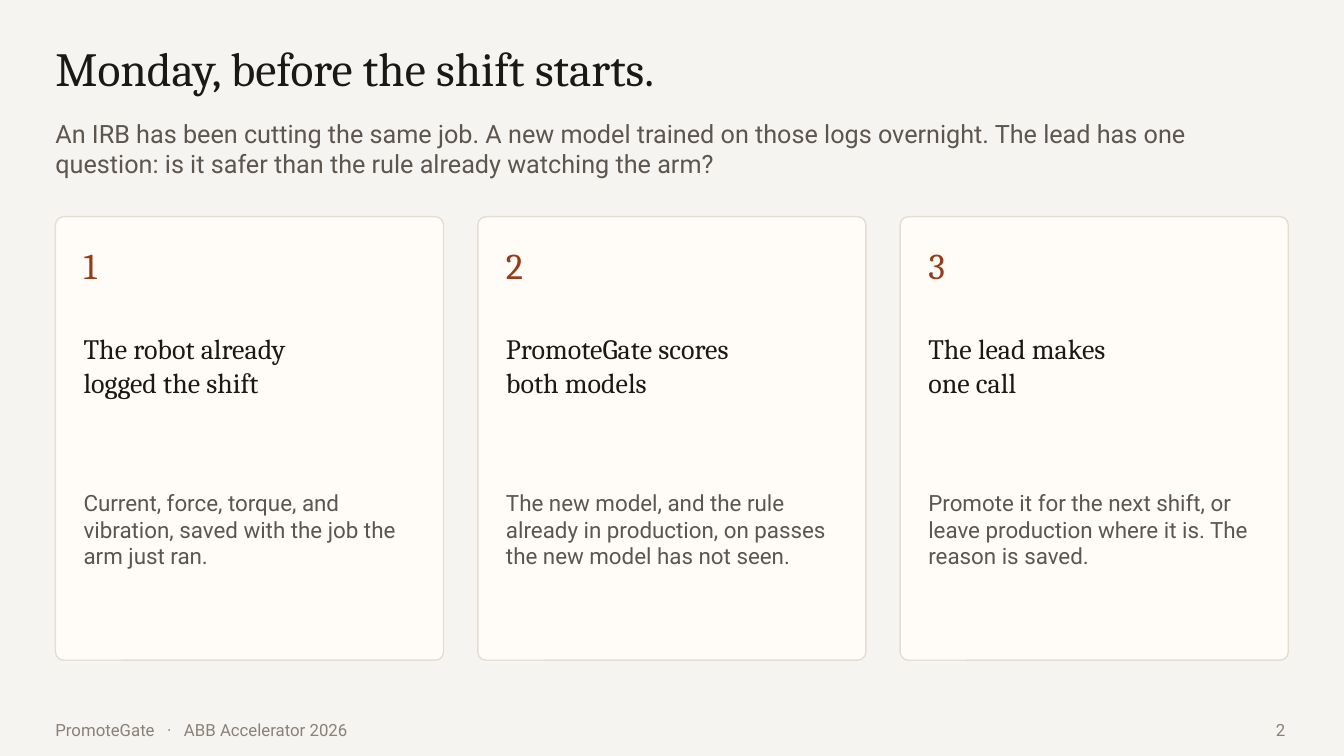
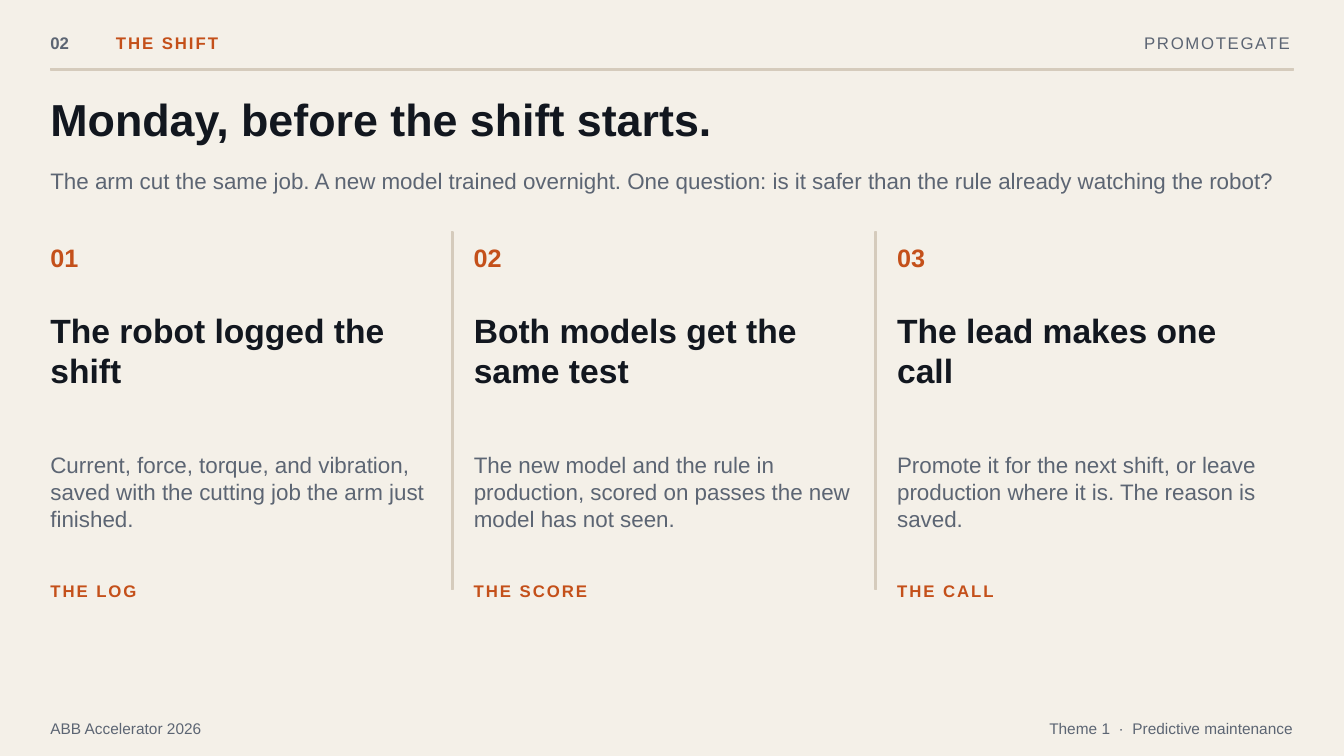
Before and after one commit to dhamariT/promotegate, a slide deck: slide 2 of pitch/PromoteGate-ABB-Accelerator.pptx. Drawn at 1344x756 pixels with LibreOffice and Linux fonts; fonts in the diff are those of the drawing. Boxes give left, top, right and bottom in pixels: in the first picture for what was removed or moved away, otherwise in the second. Text is boxed around its words. In the diff, an @@ line names an element or a change of style, - is before the commit and + after.

```diff
--- a/pitch/PromoteGate-ABB-Accelerator.pptx
+++ b/pitch/PromoteGate-ABB-Accelerator.pptx
@@ background #F6F4F0 to #F4F0E8 @@
@@ text added at (837,28,1291,56), 12 pt, text #5C6573 @@
+PROMOTEGATE
@@ text added at (50,37,69,49), 12 pt, text #5C6573, bold @@
+02
@@ text added at (116,37,218,49), 12 pt, text #C4501A, bold @@
+THE SHIFT
@@ rectangle added at (50,69,1294,70), fill #D5CBBC, outline #D5CBBC 1 pt @@
@@ text "Monday, before the shift starts.": place and size @@
-text "Monday, before the shift starts." at (55,52,654,97)
+text "Monday, before the shift starts." at (50,103,711,145)
@@ text "Monday, before the shift starts." at (50,103,711,145): size 34 to 32 pt, font Cambria to Arial, text colour #1A1916 to #12171F, bold on @@
@@ text at (50,173,1272,194): text changed; size 18 to 16 pt; font Roboto to Arial; text colour #5C564E to #5C6573 @@
-An IRB has been cutting the same job. A new model trained on those logs overnight. The lead has one question: is it safer than the rule already watching the arm?
+The arm cut the same job. A new model trained overnight. One question: is it safer than the rule already watching the robot?
@@ rounded rectangle removed at (55,217,444,660) @@
@@ rectangle added at (452,232,453,590), fill #D5CBBC, outline #D5CBBC 1 pt @@
@@ rounded rectangle removed at (478,217,866,660) @@
@@ rectangle added at (875,232,876,590), fill #D5CBBC, outline #D5CBBC 1 pt @@
@@ rounded rectangle removed at (900,217,1289,660) @@
@@ text added at (50,249,78,268), 18 pt, text #C4501A, bold @@
+01
@@ text removed at (84,254,97,279) @@
-1
@@ text added at (474,249,502,268), 18 pt, text #C4501A, bold @@
+02
@@ text removed at (506,254,523,279) @@
-2
@@ text added at (897,249,925,268), 18 pt, text #C4501A, bold @@
+03
@@ text removed at (928,254,945,280) @@
-3
@@ text at (50,318,384,384): text changed; size 20 to 24 pt; font Cambria to Arial; text colour #1A1916 to #12171F; bold on @@
-The robot already
-logged the shift
+The robot logged the shift
@@ text at (474,318,796,384): text changed; size 20 to 24 pt; font Cambria to Arial; text colour #1A1916 to #12171F; bold on @@
-PromoteGate scores
-both models
+Both models get the same test
@@ text at (897,318,1217,384): text changed; size 20 to 24 pt; font Cambria to Arial; text colour #1A1916 to #12171F; bold on @@
-The lead makes
-one call
+The lead makes one call
@@ text "Promote it for the next ...": place and size @@
-text "Promote it for the next ..." at (928,494,1247,564)
+text "Promote it for the next ..." at (897,457,1255,527)
@@ text "Promote it for the next ..." at (897,457,1255,527): font Roboto to Arial, text colour #5C564E to #5C6573 @@
@@ text at (50,457,424,527): text changed; font Roboto to Arial; text colour #5C564E to #5C6573 @@
-Current, force, torque, and vibration, saved with the job the arm just ran.
+Current, force, torque, and vibration, saved with the cutting job the arm just finished.
@@ text at (474,457,850,527): text changed; font Roboto to Arial; text colour #5C564E to #5C6573 @@
-The new model, and the rule already in production, on passes the new model has not seen.
+The new model and the rule in production, scored on passes the new model has not seen.
@@ text added at (50,585,136,597), 12 pt, text #C4501A, bold @@
+THE LOG
@@ text added at (474,585,587,597), 12 pt, text #C4501A, bold @@
+THE SCORE
@@ text added at (897,585,994,597), 12 pt, text #C4501A, bold @@
+THE CALL
@@ text at (50,723,201,734): text changed; size 12 to 11 pt; font Roboto to Arial; text colour #8A8178 to #5C6573 @@
-PromoteGate · ABB Accelerator 2026
+ABB Accelerator 2026
@@ text added at (1049,723,1292,734), 11 pt, text #5C6573 @@
+Theme 1 · Predictive maintenance
@@ text removed at (1276,724,1285,736) @@
-2
```
Also in this commit, not shown: 6 other slides changed, 1 slide added, 1 slide removed, 1 other file.
